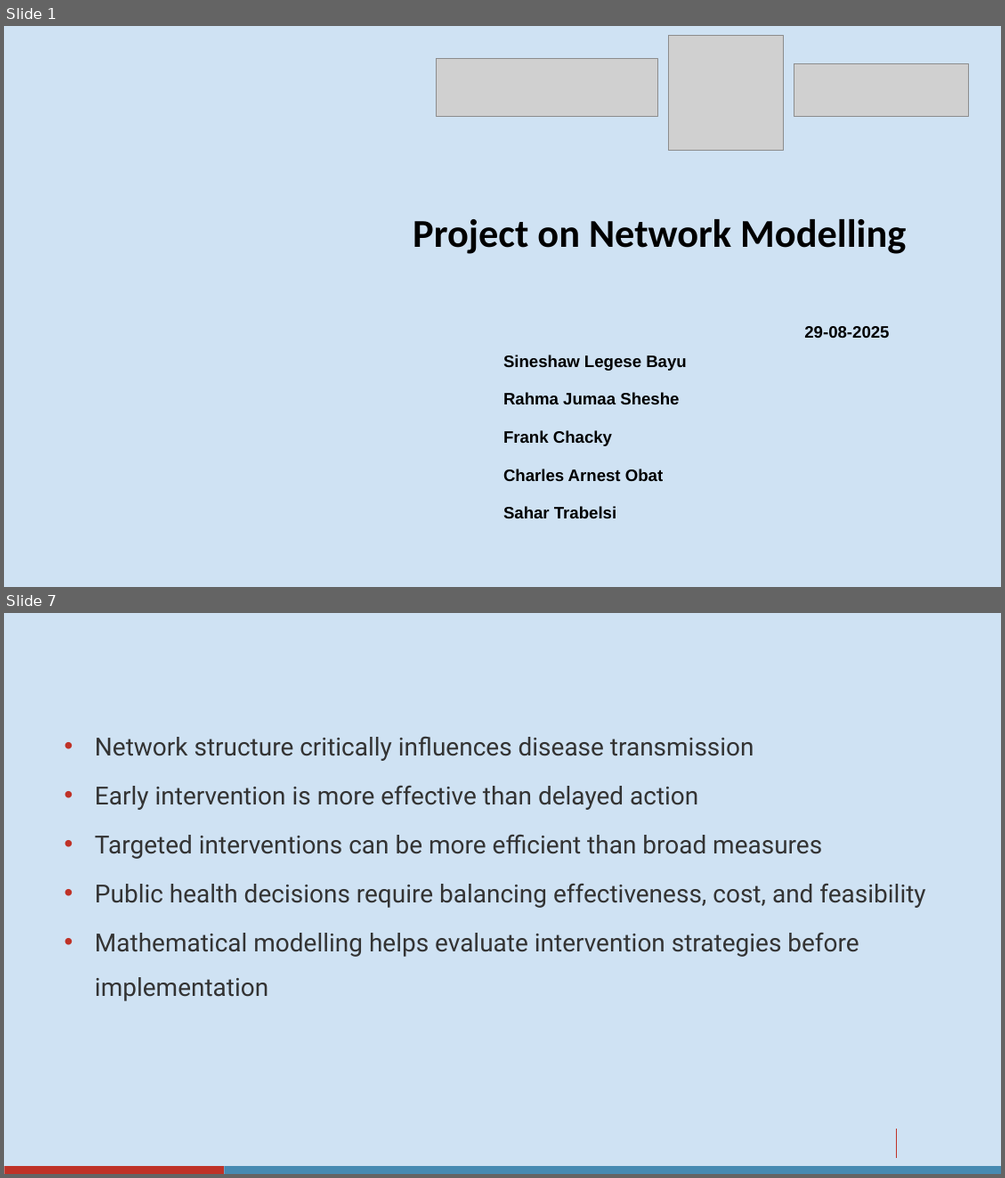
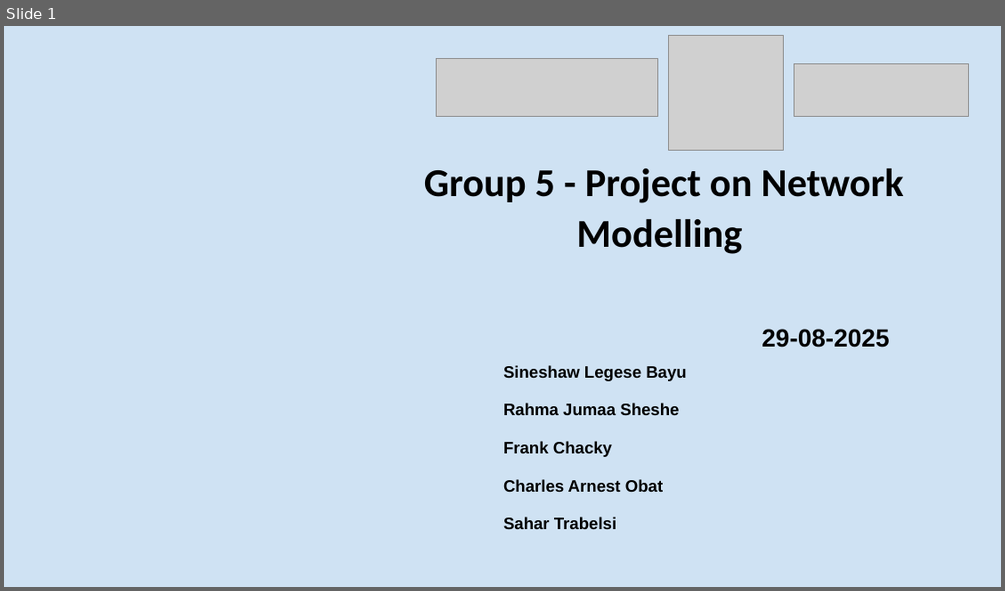
Before and after one commit to sineshawl/Malaria_Training_Network_Modelling, a slide deck: Mathematical Modelling Project - Group 5.pptx. Shown one above the other, each under a label of ours: slides 1 and 7 before the commit, slide 1 after it; the slides between them are not shown. The pictures are 1005x1178 and 1005x591 pixels, drawn with LibreOffice and Linux fonts; fonts in the diff are those of the drawing; grey boxes stand for pictures; background and template pictures are left out. Boxes give left, top, right and bottom in pixels: in the first picture for what was removed or moved away, otherwise in the second. Text is boxed around its words. In the diff, an @@ line names an element or a change of style, - is before the commit and + after.

```diff
--- a/Mathematical Modelling Project - Group 5.pptx
+++ b/Mathematical Modelling Project - Group 5.pptx
@@ slide 7 removed at (x1=4, y1=613, x2=1001, y2=1174), background #CFE2F3 @@
@@ text removed at (x1=95, y1=736, x2=925, y2=1001) @@
-• Network structure critically influences disease transmission
-• Early intervention is more effective than delayed action
-• Targeted interventions can be more efficient than broad measures
-• Public health decisions require balancing effectiveness, cost, and feasibility
-• Mathematical modelling helps evaluate intervention strategies before implementation
@@ line removed from (896, 1129) to (896, 1158) @@
@@ rectangle removed at (x1=4, y1=1166, x2=224, y2=1174) @@
@@ rectangle removed at (x1=224, y1=1166, x2=1001, y2=1174) @@
@@ slide 1 changed as well @@
@@ text at (x1=424, y1=168, x2=904, y2=254): text changed @@
-Project on Network Modelling
+Group 5 - Project on Network Modelling
@@ text at (x1=761, y1=329, x2=889, y2=347): size 16 to 24 pt in "29-08-2025" @@
```
Also in this commit, not shown: 2 other slides changed, 14 slides added, 4 other slides removed, 7 other files.
